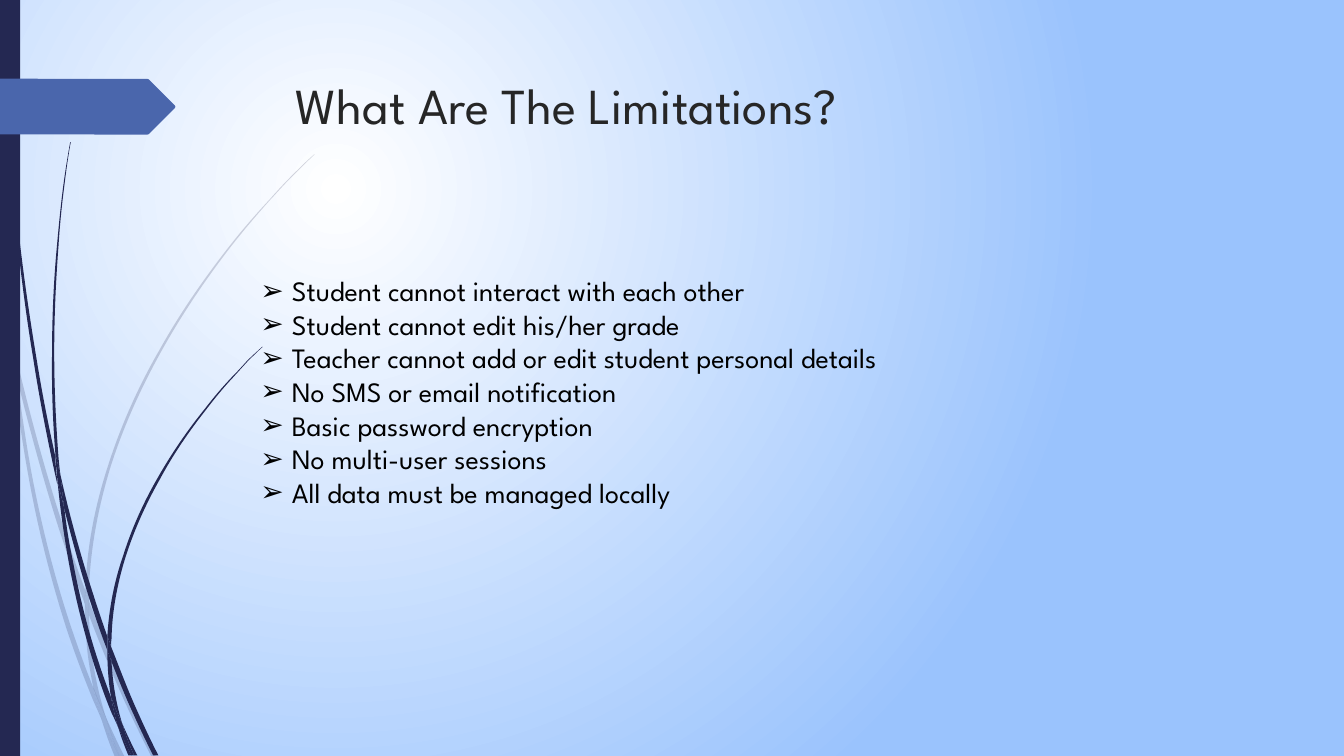
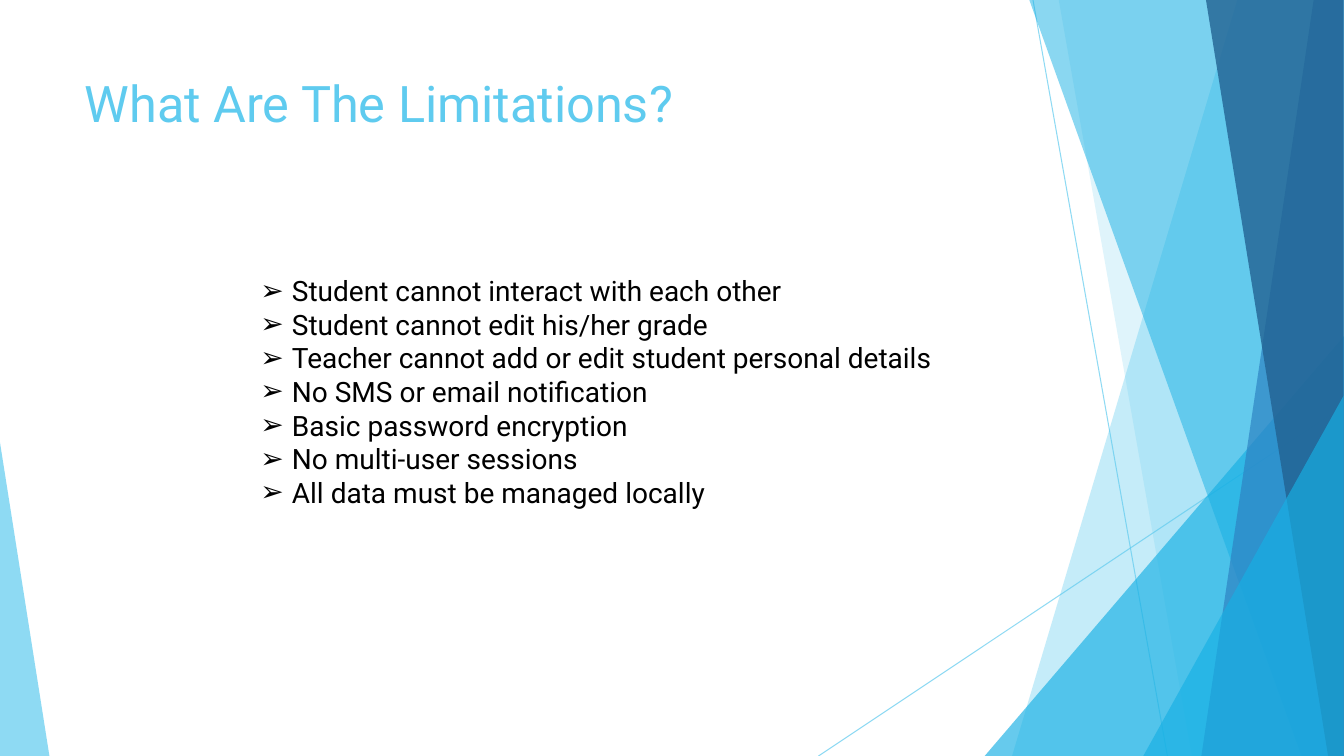
Before and after one commit to Meriki-Jubert/Our-project, a slide deck: slide 8 of Documentation/Document File/StudentHub.pptx. Drawn at 1344x756 pixels with LibreOffice and Linux fonts; fonts in the diff are those of the drawing. Boxes give left, top, right and bottom in pixels: in the first picture for what was removed or moved away, otherwise in the second. Text is boxed around its words. In the diff, an @@ line names an element or a change of style, - is before the commit and + after.

```diff
--- a/Documentation/Document File/StudentHub.pptx
+++ b/Documentation/Document File/StudentHub.pptx
@@ background gradient #FFFFFF to #9BC3FE to #FFFFFF @@
@@ rectangle removed at box(0, 0, 20, 756) @@
@@ freeform shape removed at box(0, 79, 175, 134) @@
@@ title "What Are The Limitations?": place and size @@
-title "What Are The Limitations?" at box(296, 89, 836, 125)
+title "What Are The Limitations?" at box(85, 84, 673, 123)
@@ title "What Are The Limitations?" at box(85, 84, 673, 123): font League Spartan to Roboto, text colour #262626 to #5FCBEF @@
@@ text "Student cannot interact with each ..." at box(292, 280, 931, 509): font League Spartan to Roboto @@
@@ group added at box(0, 0, 1344, 756): 5 freeform shapes, 3 triangles, 2 lines @@
@@ group removed at box(0, 154, 315, 756): 10 freeform shapes @@
@@ group removed at box(3, 0, 262, 756): 12 freeform shapes @@
```
Also in this commit, not shown: 1 slide added, 2 other files.
